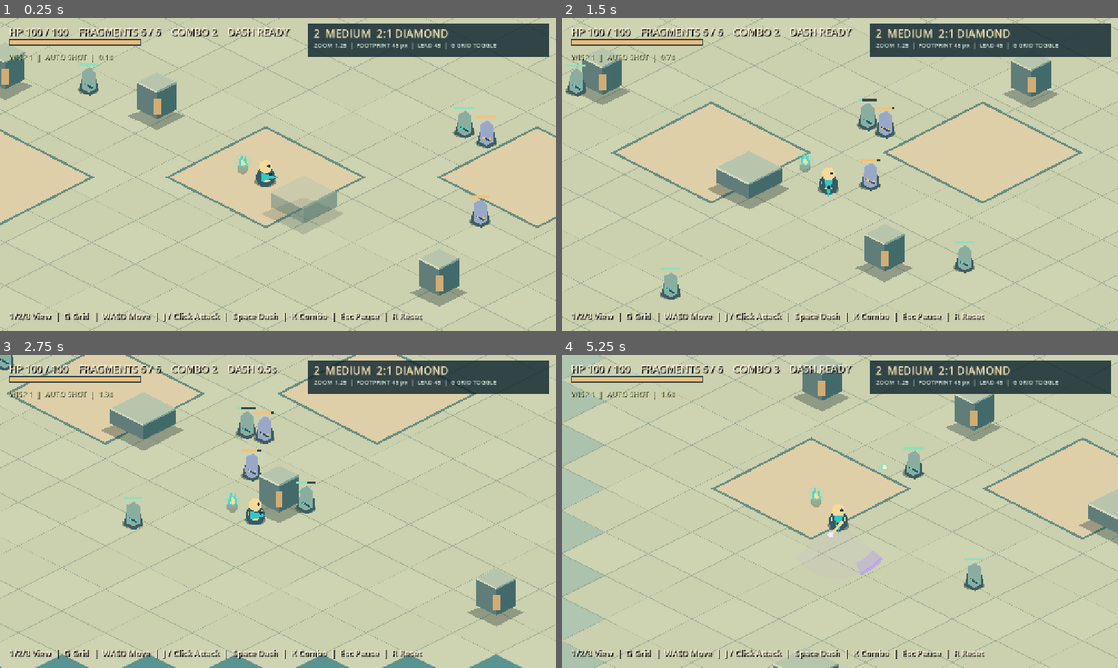
Above: before the commit, frames 1-4 (two rows, left to right).
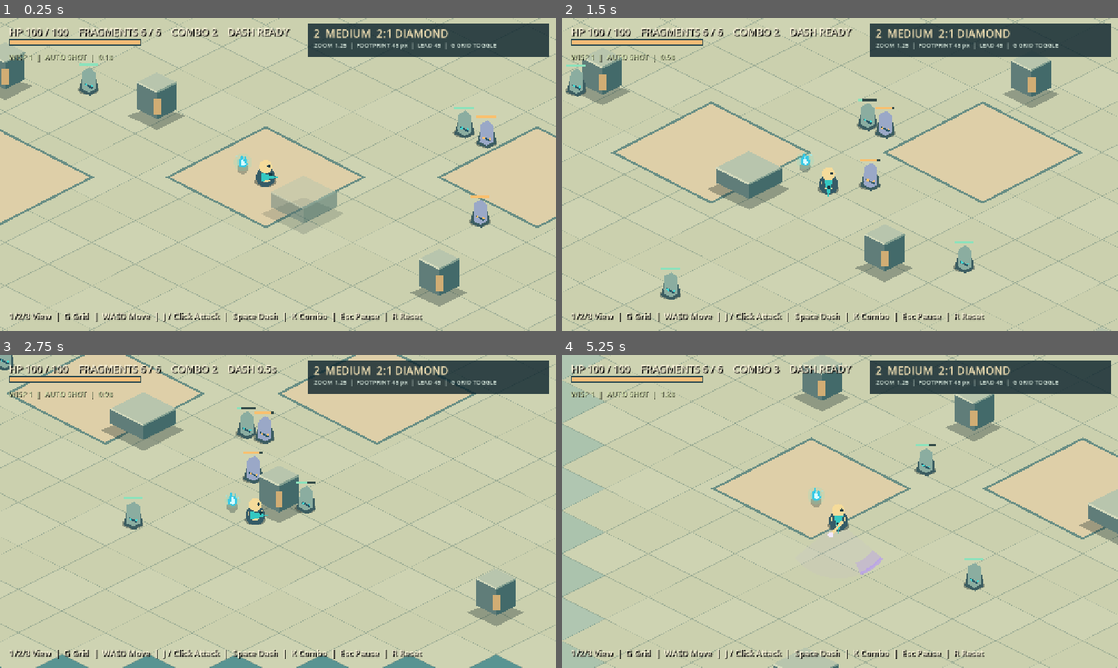
Above: after the commit, the same moments.

Repository: noru358/new-game
Game: Godot game, scene res://game/view_prototype.tscn
Two runs of this game, one before a commit and one after it. Both use one fixed random seed, a clock stepped at 60 frames per second and the inputs below.
Inputs (mouse positions are in pixels of both pictures, inside the frame that each line leads up to):
- Up to frame 1 (0.25 s): no input
- Up to frame 2 (1.5 s): tap Enter at 0.5 s; move the mouse to (962, 158) at 0.52 s; hold D (move_right) 0.53-1.28 s; hold J (attack) 0.53-1.28 s; click (962, 158) at 0.67 s; move the mouse to (728, 190) at 1.27 s; hold S (move_down) from 1.28 s (still down); tap J (attack) at 1.35 s
- Up to frame 3 (2.75 s): move the mouse to (333, 442) at 2.02 s; release S (move_down) at 2.03 s; hold D (move_right) from 2.03 s (still down); hold Space (dash) from 2.03 s (still down); tap J (attack) at 2.3 s
- Up to frame 4 (5.25 s): move the mouse to (812, 574) at 2.77 s; release D (move_right) at 2.78 s; release Space (dash) at 2.78 s; hold W (move_up) 2.78-3.53 s; tap R at 2.85 s; click (812, 574) at 2.92 s; tap J (attack) at 3.05, 4.55 s; move the mouse to (1006, 558) at 3.52 s; hold J (attack) 3.53-4.28 s; hold A (move_left) 3.53-5.03 s; tap K at 3.6 s; move the mouse to (673, 464) at 4.27 s; tap 1 at 4.35 s; move the mouse to (867, 511) at 5.02 s; hold S (move_down) from 5.03 s (still down); hold J (attack) from 5.03 s (still down); tap 2 at 5.1 s; click (867, 511) at 5.17 s

The runs differ from the first frame. In frame 1, less than 0.1% of the frame differs, in the area x 42-45%, y 44-48%; in frame 2, less than 0.1%; in frame 3, 0.3%; in frame 4, 0.5%, in the area x 18-68%, y 11-47%.

Commit message:
Tune wisp cadence and blue flame feedback

Diff:
--- a/game/wisp.gd
+++ b/game/wisp.gd
@@ -6,7 +6,7 @@
 const ProjectileScript = preload("res://game/wisp_projectile.gd")
 const FOLLOW_OFFSET := Vector2(-42.0, -30.0)
 
-@export var attack_interval := 1.8
+@export var attack_interval := 1.6
 @export var attack_range := 520.0
 @export var projectile_speed := 620.0
 @export var damage_multiplier := 0.65
@@ -16,6 +16,8 @@
 var age := 0.0
 var shots_fired := 0
 var shot_audio: AudioStreamPlayer2D
+var muzzle_flash := 0.0
+var shot_direction := Vector2.RIGHT
 
 
 func _ready() -> void:
@@ -31,6 +33,7 @@
 	if not is_instance_valid(player) or player.health <= 0.0:
 		return
 	age += delta
+	muzzle_flash = maxf(0.0, muzzle_flash - delta)
 	var bob := Vector2(0.0, sin(age * 5.4) * 3.0)
 	global_position = global_position.lerp(player.global_position + FOLLOW_OFFSET + bob, minf(1.0, 13.0 * delta))
 	fire_cooldown = maxf(0.0, fire_cooldown - delta)
@@ -69,6 +72,8 @@
 
 func _fire(target: TrainingEnemy) -> void:
 	var direction := global_position.direction_to(target.global_position)
+	shot_direction = direction
+	muzzle_flash = 0.14
 	var projectile: Node2D = ProjectileScript.new()
 	projectile.setup(direction, projectile_speed, attack_range, player.ATTACK_DAMAGE * damage_multiplier)
 	projectile.process_mode = Node.PROCESS_MODE_PAUSABLE
@@ -84,11 +89,22 @@
 	var flicker := sin(age * 9.0) * 2.0
 	draw_circle(Vector2(0, 12), 10.0, Color(0.03, 0.13, 0.17, 0.28))
 	draw_circle(Vector2.ZERO, 15.0 + flicker, Color(0.39, 0.91, 0.81, 0.15))
+	draw_circle(Vector2.ZERO, 10.0 + flicker * 0.3, Color(0.19, 0.84, 0.94, 0.22))
 	draw_colored_polygon(PackedVector2Array([
 		Vector2(-8, 7), Vector2(-7, -5), Vector2(-2, -15 + flicker),
 		Vector2(2, -6), Vector2(5, -12 + flicker), Vector2(9, 4), Vector2(3, 10)
-	]), Color("55d6cc"))
+	]), Color("37c9e5"))
 	draw_colored_polygon(PackedVector2Array([
 		Vector2(-4, 5), Vector2(-2, -4), Vector2(0, -9 + flicker),
 		Vector2(5, 4), Vector2(1, 7)
-	]), Color("ffdf91"))
+	]), Color("d7fcff"))
+	for i in range(2):
+		var spark := Vector2(-11.0 + float(i) * 22.0, -7.0 - sin(age * 8.0 + float(i) * 2.7) * 4.0)
+		draw_circle(spark, 1.4, Color(0.57, 0.95, 1.0, 0.7))
+	if muzzle_flash > 0.0:
+		var alpha := muzzle_flash / 0.14
+		var tip := shot_direction * (14.0 + (1.0 - alpha) * 7.0)
+		draw_circle(shot_direction * 9.0, 10.0 * alpha, Color(0.29, 0.93, 1.0, 0.28 * alpha))
+		draw_line(shot_direction * 2.0, tip, Color(0.82, 1.0, 1.0, 0.9 * alpha), 3.0 * alpha)
+		draw_line(tip - shot_direction.rotated(0.7) * 5.0, tip, Color(0.38, 0.9, 1.0, 0.8 * alpha), 2.0 * alpha)
+		draw_line(tip - shot_direction.rotated(-0.7) * 5.0, tip, Color(0.38, 0.9, 1.0, 0.8 * alpha), 2.0 * alpha)
--- /dev/null
+++ b/game/wisp_flash.gd
@@ -0,0 +1,43 @@
+class_name WispFlash
+extends Node2D
+
+var blocked := false
+var age := 0.0
+var duration := 0.20
+
+
+func _ready() -> void:
+	add_to_group("wisp_flashes")
+
+
+func setup(travel_direction: Vector2, hit_wall: bool) -> void:
+	rotation = travel_direction.angle()
+	blocked = hit_wall
+	z_index = 11
+
+
+func _process(delta: float) -> void:
+	age += delta
+	if age >= duration:
+		queue_free()
+	else:
+		queue_redraw()
+
+
+func _draw() -> void:
+	var progress := clampf(age / duration, 0.0, 1.0)
+	var fade := 1.0 - progress
+	var radius := (5.0 if blocked else 7.0) + progress * (13.0 if blocked else 19.0)
+	draw_circle(Vector2.ZERO, 12.0 * fade, Color(0.14, 0.75, 1.0, 0.22 * fade))
+	draw_arc(Vector2.ZERO, radius, 0.0, TAU, 22, Color(0.44, 0.91, 1.0, 0.85 * fade), 2.5 * fade)
+	draw_circle(Vector2.ZERO, 4.0 * fade + 1.0, Color(0.88, 1.0, 1.0, 0.95 * fade))
+	for i in range(5):
+		var angle := (float(i) - 2.0) * 0.40
+		var ray := Vector2.RIGHT.rotated(angle)
+		var start := ray * (5.0 + progress * 7.0)
+		var end := ray * (16.0 + progress * (15.0 if blocked else 25.0))
+		draw_line(start, end, Color(0.31, 0.84, 1.0, 0.9 * fade), (2.0 if blocked else 2.7) * fade)
+	for i in range(3):
+		var angle := 2.2 + float(i) * 0.9
+		var spark := Vector2.from_angle(angle) * (10.0 + progress * 15.0)
+		draw_circle(spark, 1.5 * fade, Color(0.69, 0.97, 1.0, 0.8 * fade))
--- a/game/wisp_projectile.gd
+++ b/game/wisp_projectile.gd
@@ -2,6 +2,8 @@
 extends Node2D
 
 signal enemy_hit(enemy: TrainingEnemy)
+
+const FlashScript = preload("res://game/wisp_flash.gd")
 
 var direction := Vector2.RIGHT
 var speed := 620.0
@@ -9,6 +11,7 @@
 var damage := 6.5
 var distance_traveled := 0.0
 var age := 0.0
+var trail_points: Array[Vector2] = []
 
 
 func setup(new_direction: Vector2, new_speed: float, new_range: float, new_damage: float) -> void:
@@ -26,19 +29,23 @@
 		return
 	var travel := minf(speed * delta, remaining)
 	var destination := global_position + direction * travel
+	trail_points.append(global_position)
+	if trail_points.size() > 5:
+		trail_points.pop_front()
 	var query := PhysicsRayQueryParameters2D.create(global_position, destination, 6)
 	query.hit_from_inside = true
 	var hit := get_world_2d().direct_space_state.intersect_ray(query)
 	if not hit.is_empty():
 		global_position = hit.position
+		var flash: Node2D = FlashScript.new()
+		flash.setup(direction, not hit.collider is TrainingEnemy)
+		flash.process_mode = Node.PROCESS_MODE_PAUSABLE
+		get_parent().add_child(flash)
+		flash.global_position = global_position
 		if hit.collider is TrainingEnemy and not hit.collider.is_queued_for_deletion():
 			var enemy: TrainingEnemy = hit.collider
 			enemy.take_hit(damage, direction, false)
 			enemy_hit.emit(enemy)
-			var burst := ImpactBurst.new()
-			burst.setup(1, false, direction)
-			get_parent().add_child(burst)
-			burst.global_position = global_position
 		queue_free()
 		return
 	global_position = destination
@@ -48,7 +55,19 @@
 
 
 func _draw() -> void:
-	var tail := -direction * (12.0 + sin(age * 18.0) * 2.0)
-	draw_line(tail, Vector2.ZERO, Color(0.42, 0.91, 0.88, 0.6), 5.0)
-	draw_circle(Vector2.ZERO, 7.0, Color(0.42, 0.91, 0.88, 0.3))
-	draw_circle(Vector2.ZERO, 4.0, Color("fff0b4"))
+	for i in range(trail_points.size()):
+		var strength := float(i + 1) / float(trail_points.size() + 1)
+		var from := to_local(trail_points[i])
+		var to := to_local(trail_points[i + 1]) if i + 1 < trail_points.size() else Vector2.ZERO
+		draw_line(from, to, Color(0.13, 0.72, 0.97, strength * 0.45), 3.0 + strength * 5.0)
+		draw_line(from, to, Color(0.75, 0.99, 1.0, strength * 0.75), 1.0 + strength * 1.6)
+	var tail := -direction * (13.0 + sin(age * 22.0) * 2.0)
+	draw_line(tail, Vector2.ZERO, Color(0.27, 0.82, 1.0, 0.8), 5.0)
+	draw_circle(Vector2.ZERO, 9.0, Color(0.12, 0.68, 0.96, 0.25))
+	draw_circle(Vector2.ZERO, 5.0, Color("66dfff"))
+	draw_circle(Vector2.ZERO, 2.4, Color("f2ffff"))
+	var side := direction.orthogonal()
+	for i in range(2):
+		var side_sign := -1.0 if i == 0 else 1.0
+		var spark := -direction * (8.0 + sin(age * 19.0 + float(i)) * 3.0) + side * side_sign * (5.0 + sin(age * 13.0 + float(i)) * 2.0)
+		draw_circle(spark, 1.5, Color(0.6, 0.95, 1.0, 0.8))
--- a/tests/verify_1c.gd
+++ b/tests/verify_1c.gd
@@ -16,7 +16,7 @@
 	var enemies: Node2D = scene.get_node("Enemies")
 	_check(scene.view_mode == 2 and scene.ground_is_diamond(), "selected 1B view retained")
 	_check(wisp.process_mode == Node.PROCESS_MODE_PAUSABLE, "wisp pauses with battle")
-	_check(is_equal_approx(wisp.attack_interval, 1.8), "base fire interval")
+	_check(is_equal_approx(wisp.attack_interval, 1.6), "base fire interval")
 	_check(is_equal_approx(wisp.attack_range, 520.0), "base target range")
 	_check(is_equal_approx(wisp.projectile_speed, 620.0), "base projectile speed")
 	_check(is_equal_approx(wisp.damage_multiplier, 0.65), "base damage coefficient")
@@ -36,9 +36,11 @@
 	var before_health := near_enemy.health
 	await _frames(1)
 	_check(wisp.shots_fired == 1, "automatic shot fires without manual input")
+	_check(wisp.muzzle_flash > 0.0, "shot creates a visible muzzle cue")
 	_check(player.attack_step == 0, "automatic shot does not use manual combo")
 	await _frames(27)
 	_check(is_equal_approx(near_enemy.health, before_health - player.ATTACK_DAMAGE * 0.65), "projectile deals base wisp damage once")
+	_check(get_nodes_in_group("wisp_flashes").size() > 0, "wisp impact creates a distinct flash")
 	_check(far_enemy.health == far_enemy.max_health, "nearest target takes the shot")
 	for enemy in enemies.get_children():
 		enemy.global_position = Vector2(2200, 1250)
Not shown, added: game/wisp_flash.gd.uid
Not shown, changed: DEV_STATUS.md
Not shown, changed: LOOP_CONQUEST_MASTER.md
Not shown, changed: README.md
